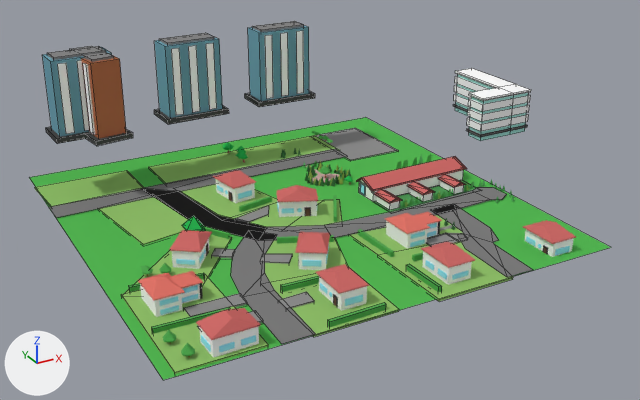
The Blender file Assets/CityGeneration/Block2.blend as it was, and as the next commit left it.
Before and after are seen from a 50 mm lens placed at (-51.6, -101.1, 51.1), pointed at (3.5, -0.9, 1.0). The lights are fixed; the arrows at lower left show +X, +Y and +Z. Mesh edges are drawn as thin lines on the coarser meshes.

In view in the first picture: 'BezierCurve.001', 'BlueSkyscraper_proxy', 'BlueSkyscraper_proxy.001', 'BlueSkyscraper_proxy.002', 'BrownSkyscraper_proxy', 'Cube.297', 'Cube.306', 'Cube.314', 'CutGrass', 'ElgroComplex_proxy', 'RowHouse_proxy', 'ThickGrassFormat'.
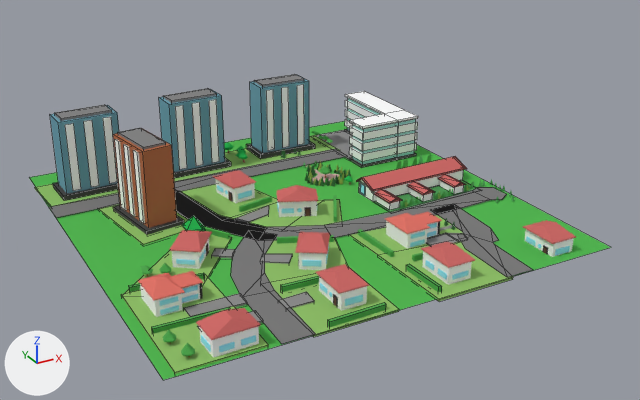
Boxes [x1, y1, x2, y2] around the edits, measured in the pictures (640 x 400 px):
```json
{"object": "BrownSkyscraper_proxy", "change": "moved", "before": [70, 46, 133, 146], "after": [113, 128, 184, 235]}
{"object": "BlueSkyscraper_proxy.001", "change": "moved", "before": [154, 33, 229, 124], "after": [159, 88, 231, 178]}
{"object": "ElgroComplex_proxy", "change": "moved", "before": [453, 68, 531, 141], "after": [345, 91, 418, 167]}
{"object": "BlueSkyscraper_proxy", "change": "moved", "before": [42, 46, 112, 144], "after": [50, 105, 119, 201]}
{"object": "BlueSkyscraper_proxy.002", "change": "moved", "before": [245, 21, 315, 107], "after": [246, 74, 315, 159]}
{"object": "Cube.297", "change": "unchanged, covered by the edit", "before": [149, 135, 340, 183], "after": [174, 135, 340, 182]}
{"object": "Cube.299", "change": "unchanged, covered by the edit", "before": [98, 197, 188, 245], "after": [98, 204, 188, 245]}
{"object": "Cube.298", "change": "unchanged, covered by the edit", "before": [35, 170, 144, 207], "after": [35, 184, 119, 207]}
{"object": "Cube.279", "change": "unchanged, covered by the edit", "before": [315, 128, 399, 161], "after": [315, 130, 352, 159]}
```

Scene script edits in JSON lines:
```json
{"block": "me_elgrocomplex_001", "where": "me_elgrocomplex_001.from_pydata(...)  # 96 vertices, 84 faces; spans x -4.8..12.3, y -24.2..-13.1, z 0.0..8.1"}
{"block": "me_elgrocomplex_001", "where": "# used by ob_elgrocomplex_proxy; location = (27.7, 13.7, 0.0); rotation_euler = (0.0, 0.0, 1.588), in degrees (0, 0, 91); scale = (0.933, 0.933, 0.933)"}
{"block": "me_elgrocomplex_001", "change": "me_elgrocomplex_001 part 1: the whole mesh is moved by (0.0, 18.8, -0.9)"}
{"block": "me_brownskyskraper_001", "where": "me_brownskyskraper_001.from_pydata(...)  # 72 vertices, 54 faces; spans x -1.34..1.31, y 2.0..4.33, z -0.02..1.32"}
{"block": "me_brownskyskraper_001", "where": "# used by ob_brownskyscraper_proxy; location = (-18.8, 7.2, 8.7); rotation_euler = (0.0, 0.0, 0.154), in degrees (0, 0, 8.8); scale = (2.1, 4.25, 8.86)"}
{"block": "me_brownskyskraper_001", "change": "me_brownskyskraper_001 part 2: the whole mesh is moved by (0.0, -3.1, 0.0)"}
{"op": "set", "path": "ob_elgrocomplex_proxy.location", "old": "(27.7, 13.7, 0.0)", "new": "(21.7, 13.6, 0.0)"}
{"op": "set", "path": "ob_brownskyscraper_proxy.location", "old": "(-18.8, 7.2, 8.7)", "new": "(-18.8, 6.9, 0.0)"}
{"op": "set", "path": "ob_blueskyscraper_proxy_002.location", "old": "(9.1, 22.6, 8.7)", "new": "(9.1, 22.6, 0.0)"}
{"op": "set", "path": "ob_blueskyscraper_proxy_001.location", "old": "(-6.4, 21.7, 8.7)", "new": "(-6.4, 21.7, 0.0)"}
{"op": "set", "path": "ob_blueskyscraper_proxy.location", "old": "(-22.7, 21.3, 8.7)", "new": "(-22.7, 21.3, 0.0)"}
```
